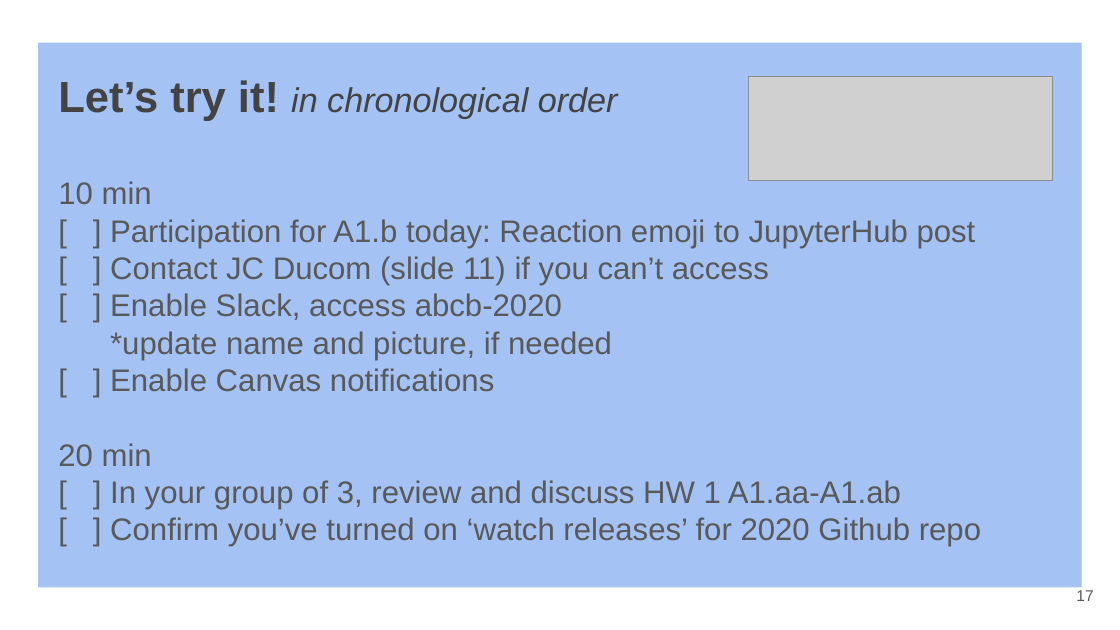
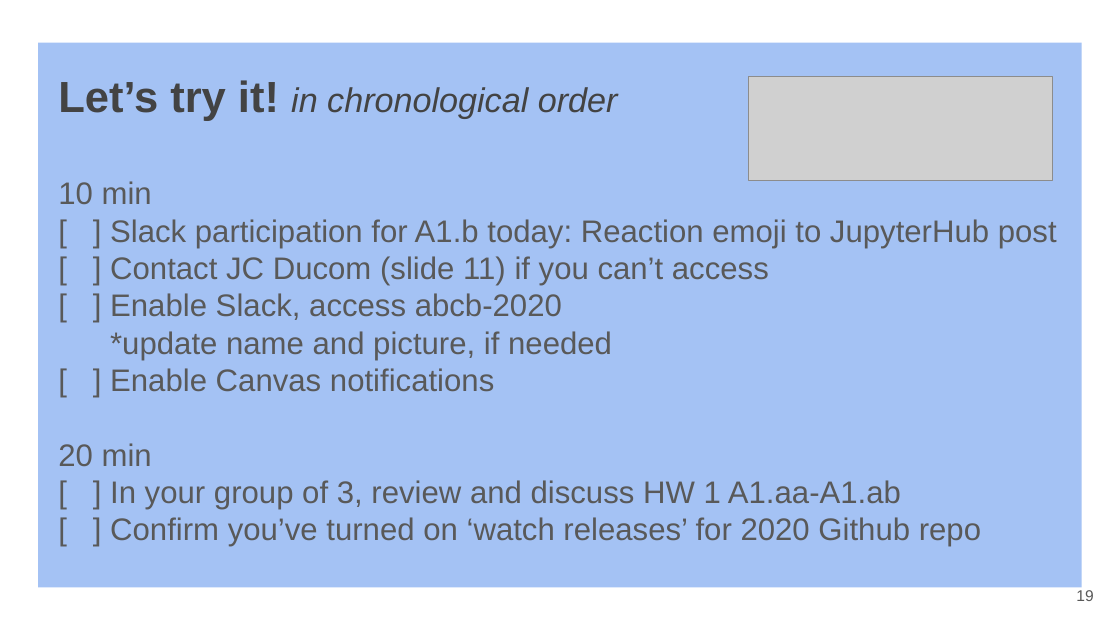
Before and after one commit to SuLab/Applied-Bioinformatics, a slide deck: slide 19 of Lectures/A1.b_Bash-redirections-pipes.pptx (slide 17 before the commit). Drawn at 1120x630 pixels with LibreOffice and Linux fonts; fonts in the diff are those of the drawing; grey boxes stand for pictures. Boxes give left, top, right and bottom in pixels: in the first picture for what was removed or moved away, otherwise in the second. Text is boxed around its words. In the diff, an @@ line names an element or a change of style, - is before the commit and + after.

```diff
--- a/Lectures/A1.b_Bash-redirections-pipes.pptx
+++ b/Lectures/A1.b_Bash-redirections-pipes.pptx
@@ title at (58,181,1057,248): text changed @@
-10 min
-[ ] Participation for A1.b today: Reaction emoji to JupyterHub post
+10 min
+[ ] Slack participation for A1.b today: Reaction emoji to JupyterHub post
@@ page number at (1076,590,1093,601): text changed @@
-17
+19
```
Also in this commit, not shown: 2 other slides changed, 2 slides added, 1 other file.
